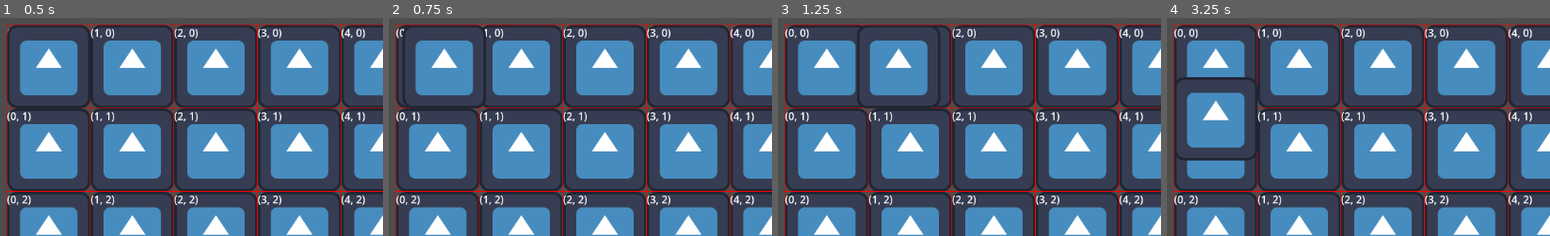
Above: before the commit, frames 1-4 (left to right).
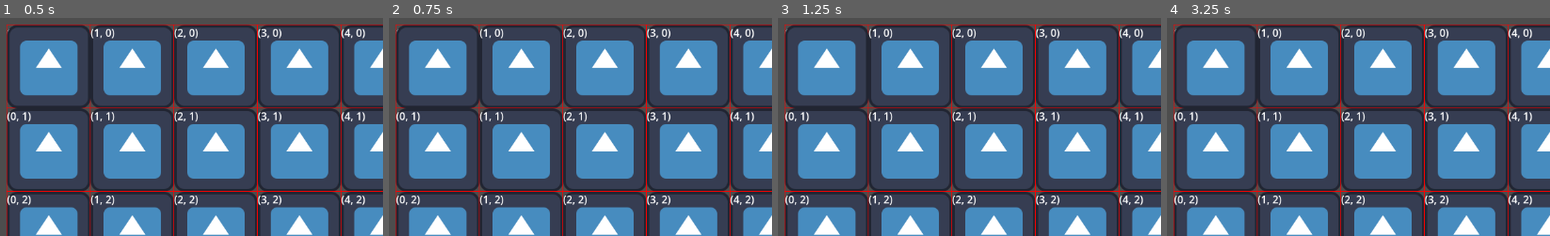
Above: after the commit, the same moments.

Repository: TheWolfStudios/Kobolds-Upon-The-Flesh
Game: Godot game, scene res://Scenes/main.tscn
The game is run twice, just before and just after one commit, with the same random seed, the same clock (stepped at 60 frames per second) and the same inputs. The engine's default icon, where the game draws it, is replaced by a stand-in: a white triangle on a blue panel in a dark square.
Inputs (mouse positions are in pixels of both pictures, inside the frame that each line leads up to):
- Up to frame 1 (0.5 s): no input
- Up to frame 2 (0.75 s): tap Enter at 0.5 s; move the mouse to (outside the picture) at 0.52 s; click (outside the picture) at 0.67 s
- Up to frame 3 (1.25 s): no input
- Up to frame 4 (3.25 s): drag from (outside the picture) to (1285, 65) at 1.27 s; move the mouse to (outside the picture) at 2.02 s; click (outside the picture) at 2.17 s; tap Space at 2.75 s; drag from (outside the picture) to (outside the picture) at 2.77 s

Frame 1 is identical in both runs. In frame 2, 2.2% of the frame differs, in the area x 1-26%, y 3-42%; in frame 3, 3.1%; in frame 4, 5.1%, in the area x 1-24%, y 4-66%.

Commit message:
Updated units file

Diff:
--- a/Scripts/Unit/Unit.gd
+++ b/Scripts/Unit/Unit.gd
@@ -18,14 +18,17 @@
 func _ready():
 	pos = grid.gridToWorld(position)
 
-func _input(event):
-	if event is InputEventMouseButton and event.button_index == MOUSE_BUTTON_LEFT:
-		if event.pressed:
-			var clicked = grid.worldToGrid(get_global_mouse_position())
-			for x in pf.getPath(pos, clicked):
-				path.append(grid.worldToGrid(x))
 
-# Called every frame. 'delta' is the elapsed time since the previous frame.
+#func _input(event):
+	#if event is InputEventMouseButton and event.button_index == MOUSE_BUTTON_LEFT:
+		#if event.pressed:
+			#var clicked = grid.worldToGrid(get_global_mouse_position())
+			#for x in pf.getPath(pos, clicked):
+				#path.append(grid.worldToGrid(x))
+
+func getClass():
+	return "Unit"
+
 func _process(delta):
 	move(delta)
 
